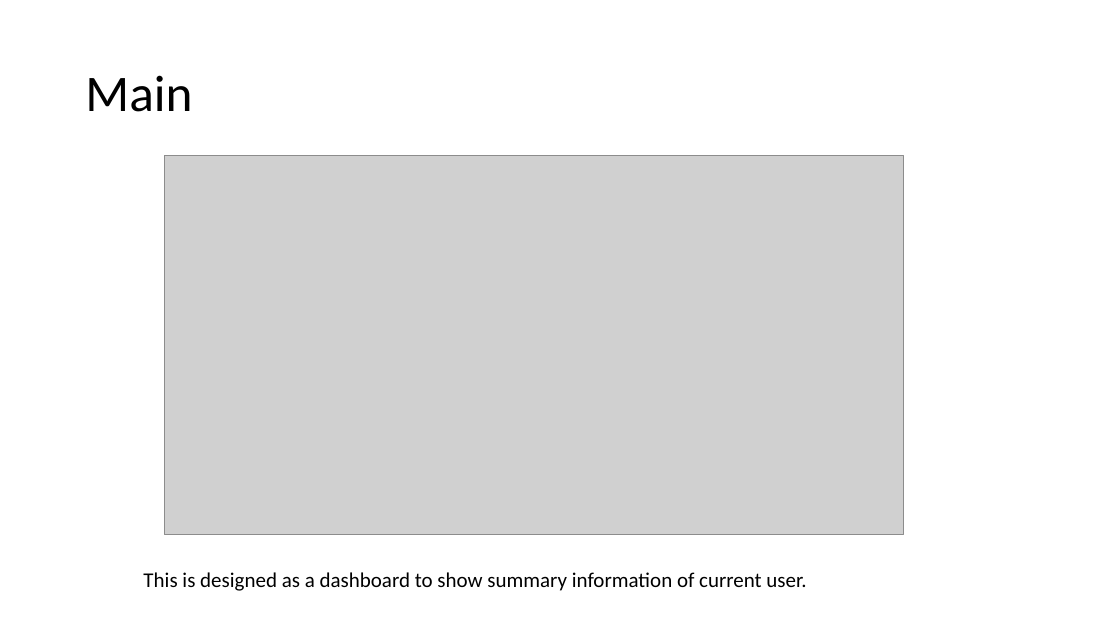
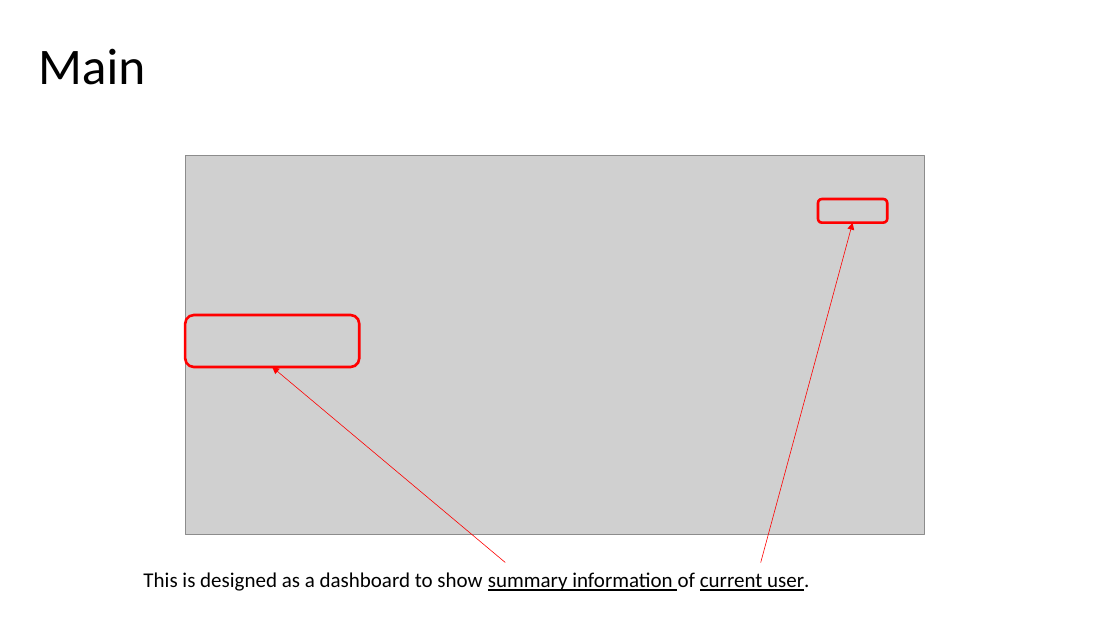
Before and after one commit to ZirconiumZr/UOB_SIT, a slide deck: slide 5 of uob_website/analysis/utils/Voice_To_Text_Analysis_Web_UserGuide.pptx. Drawn at 1120x630 pixels with LibreOffice and Linux fonts; fonts in the diff are those of the drawing; grey boxes stand for pictures. Boxes give left, top, right and bottom in pixels: in the first picture for what was removed or moved away, otherwise in the second. Text is boxed around its words. In the diff, an @@ line names an element or a change of style, - is before the commit and + after.

```diff
--- a/uob_website/analysis/utils/Voice_To_Text_Analysis_Web_UserGuide.pptx
+++ b/uob_website/analysis/utils/Voice_To_Text_Analysis_Web_UserGuide.pptx
@@ text "Main" moved from (x1=85, y1=75, x2=192, y2=112) to (x1=38, y1=48, x2=145, y2=85) @@
@@ text "Main" at (x1=38, y1=48, x2=145, y2=85): line spacing 0.9 to 1 @@
@@ picture moved from (x1=165, y1=155, x2=904, y2=535) to (x1=185, y1=155, x2=924, y2=535) @@
@@ rounded rectangle added at (x1=818, y1=199, x2=887, y2=223), outline #FF0000 2.25 pt @@
@@ arrow added from (761, 563) to (853, 223), #FF0000 0.5 pt @@
@@ rounded rectangle added at (x1=185, y1=315, x2=359, y2=367), outline #FF0000 2.25 pt @@
@@ arrow added from (506, 563) to (272, 367), #FF0000 0.5 pt @@
@@ text "This is designed as a ..." at (x1=143, y1=572, x2=809, y2=591): underline on in "summary information current user." @@
```
Also in this commit, not shown: 2 other slides changed, 12 slides added, 9 slides removed.
